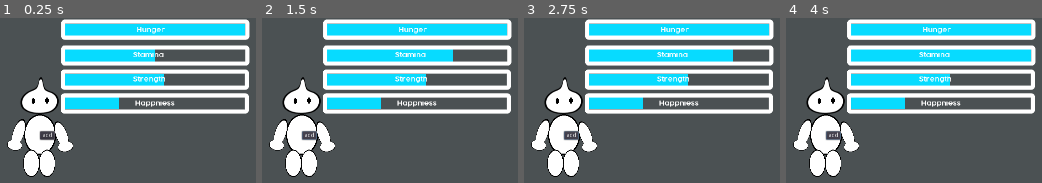
Above: before the commit, frames 1-4 (left to right).
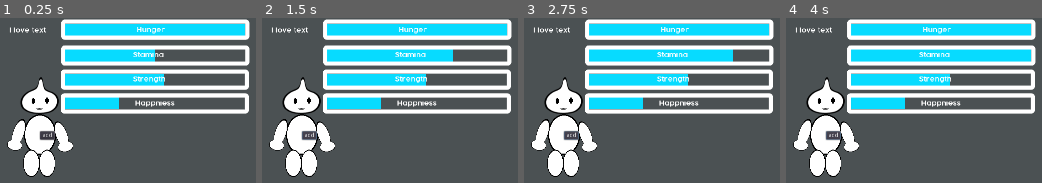
Above: after the commit, the same moments.

Repository: wiznob/chibGarden
Game: Godot game, scene res://Chib.tscn
Same seed, same stepped clock (60 frames per second), same inputs: the game is played once before the commit and once after it.
Inputs:
- Up to frame 1 (0.25 s): no input
- Up to frame 2 (1.5 s): click "add" at 0.5 s; click "add" at 1.25 s
- Up to frame 3 (2.75 s): click "add" at 2 s
- Up to frame 4 (4 s): tap Enter at 2.75 s; tap Space at 3.5 s

The runs differ from the first frame. In frame 1, 0.3% of the frame differs, in the area x 3-18%, y 5-56%; in frame 2, 0.3%; in frame 3, 0.3%; in frame 4, 0.3%.

Commit message:
added name

Diff:
--- a/Chib.tscn
+++ b/Chib.tscn
@@ -7,18 +7,20 @@
 [ext_resource path="res://Images/chib arm.png" type="Texture" id=5]
 [ext_resource path="res://Images/chib leg.png" type="Texture" id=6]
 [ext_resource path="res://Images/Chib.png" type="Texture" id=7]
+[ext_resource path="res://RichTextLabel.gd" type="Script" id=8]
+[ext_resource path="res://Images/chib mouth neutral.png" type="Texture" id=9]
+[ext_resource path="res://Images/chib mouth closed.png" type="Texture" id=10]
 
 [sub_resource type="GDScript" id=3]
 script/source = "extends Node2D
 
 
 # Declare member variables here. Examples:
-var names = \"God of chib\"
 var hunger = 100
 var stamina = 50
 var strength = 55
 var Happniess = 30
-var age
+var age = 7
 var eyes
 var Larm
 var Lleg
@@ -52,6 +54,14 @@
 #func _process(delta):
 #	pass
 "
+
+[sub_resource type="SpriteFrames" id=4]
+animations = [ {
+"frames": [ ExtResource( 9 ), ExtResource( 10 ) ],
+"loop": true,
+"name": "default",
+"speed": 5.0
+} ]
 
 [sub_resource type="StyleBoxFlat" id=1]
 bg_color = Color( 0.0313726, 0.862745, 1, 1 )
@@ -77,6 +87,14 @@
 position = Vector2( 521, 272 )
 script = SubResource( 3 )
 
+[node name="name" type="RichTextLabel" parent="."]
+margin_left = -74.0
+margin_top = -249.0
+margin_right = 40.0
+margin_bottom = -209.0
+custom_fonts/normal_font = ExtResource( 2 )
+script = ExtResource( 8 )
+
 [node name="ChibBody" type="Sprite" parent="."]
 position = Vector2( 0, 8 )
 scale = Vector2( 0.131482, 0.111921 )
@@ -96,18 +114,21 @@
 
 [node name="ChibLeg2" type="Sprite" parent="ChibBody"]
 position = Vector2( 129.295, 616.505 )
-scale = Vector2( 1, 1 )
 texture = ExtResource( 6 )
 
 [node name="Eyes1" type="Sprite" parent="ChibBody"]
 position = Vector2( 22.8164, -687.984 )
-scale = Vector2( 1, 1 )
 texture = ExtResource( 4 )
 
 [node name="ChibLeg" type="Sprite" parent="ChibBody"]
 position = Vector2( -159.719, 616.504 )
-scale = Vector2( 1, 1 )
 texture = ExtResource( 6 )
+
+[node name="mouth" type="AnimatedSprite" parent="ChibBody"]
+position = Vector2( -7.60571, -679.05 )
+scale = Vector2( 0.922532, 0.876941 )
+frames = SubResource( 4 )
+playing = true
 
 [node name="ChibArm2" type="Sprite" parent="ChibBody"]
 position = Vector2( 402.171, 38.5867 )
--- /dev/null
+++ b/RichTextLabel.gd
@@ -0,0 +1,15 @@
+extends RichTextLabel
+
+
+# Declare member variables here. Examples:
+# var a = 2
+# var b = "text"
+var names = "I love text"
+
+# Called when the node enters the scene tree for the first time.
+func _ready():
+	add_text(names)
+
+# Called every frame. 'delta' is the elapsed time since the previous frame.
+#func _process(delta):
+#	pass
Not shown: 1 places in Chib.tscn that only renumber resources
Binary file added: Images/chib mouth closed.png
Not shown, added: Images/chib mouth closed.png.import
Binary file added: Images/chib mouth neutral.png
Not shown, added: Images/chib mouth neutral.png.import
Binary file added: Images/chib mouth open.png
Not shown, added: Images/chib mouth open.png.import
